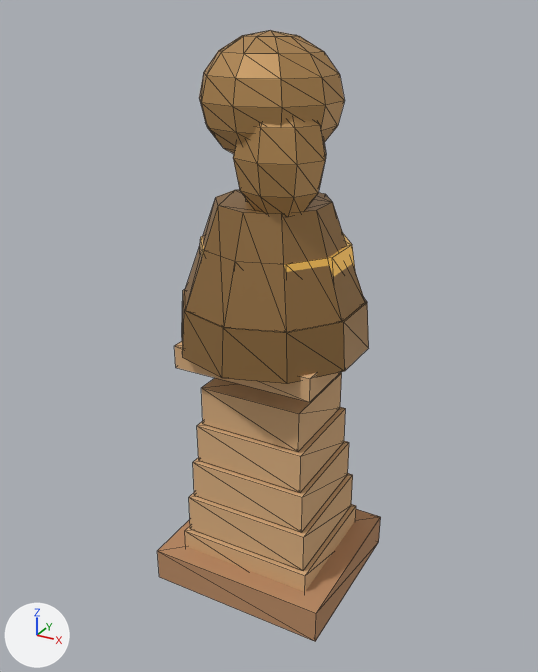
What one commit did to the glTF model public/assets/models/dalida_bust.glb.
Camera for both pictures: a 50 mm camera at (1.92, -3.54, 3.41) aimed at (-0.02, -0.01, 1.64). Every picture has the same lights, and +X, +Y and +Z are marked at lower left. The first picture is the older version. Mesh edges are drawn as thin lines.

Script lines for the objects in view, before the commit:
```python
mat_plinth = principled_material('plinth')
mat_plinth.base_color = (0.694, 0.423, 0.209)  # beige #d9ae7e
mat_plinth.roughness = 0.92
mat_plinth_base = principled_material('plinth_base')
mat_plinth_base.base_color = (0.485, 0.254, 0.125)  # orange #b98a63
mat_plinth_base.roughness = 0.95
me_cube = bpy.data.meshes.new('Cube')
me_cube.from_pydata(...)  # 318 vertices, 580 faces; spans x -0.57..0.57, y -0.56..0.56, z -0.11..3.21
# faces by material slot: [12, 72, 240, 36, 220]
me_cube.materials.append(mat_plinth_base)  # orange #b98a63
me_cube.materials.append(mat_plinth)  # beige #d9ae7e
me_cube.materials.append(mat_bronze)  # brown #8c6a3f
me_cube.materials.append(mat_bronze_polished)  # orange #d9a850, glowing brown #9f7a38
me_cube.materials.append(mat_bronze_lit)  # brown #a8814e
ob_dalida_bust = bpy.data.objects.new('dalida_bust', me_cube)
ob_dalida_bust.location = (0.0, 0.0, 0.1)
```
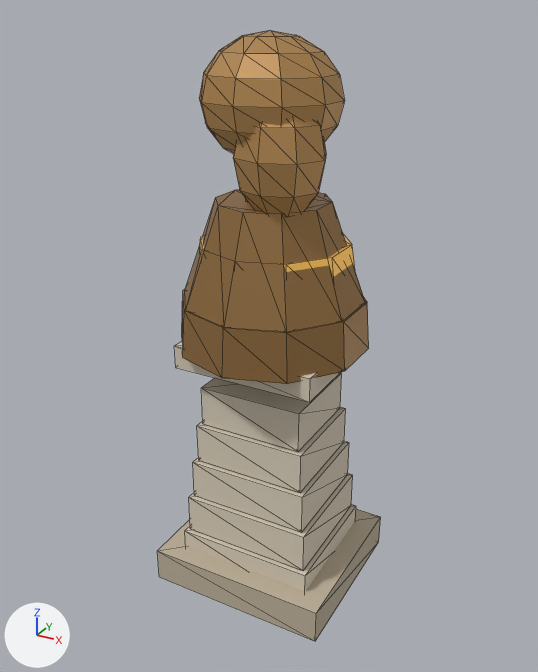
The edits, one by one:
Material 'plinth_base' (mat_plinth_base) changes colour from orange #b98a63 to beige #bdb09a; in linear values from (0.485, 0.254, 0.125) to (0.509, 0.434, 0.323).
Material 'plinth' (mat_plinth) changes colour from beige #d9ae7e to pale yellow #d8cdb9; in linear values from (0.694, 0.423, 0.209) to (0.687, 0.61, 0.485).

Pixel boxes [x1, y1, x2, y2] of what changed, in the pictures (538 x 672 px):
'dalida_bust', recoloured: [157, 339, 381, 642] in both
